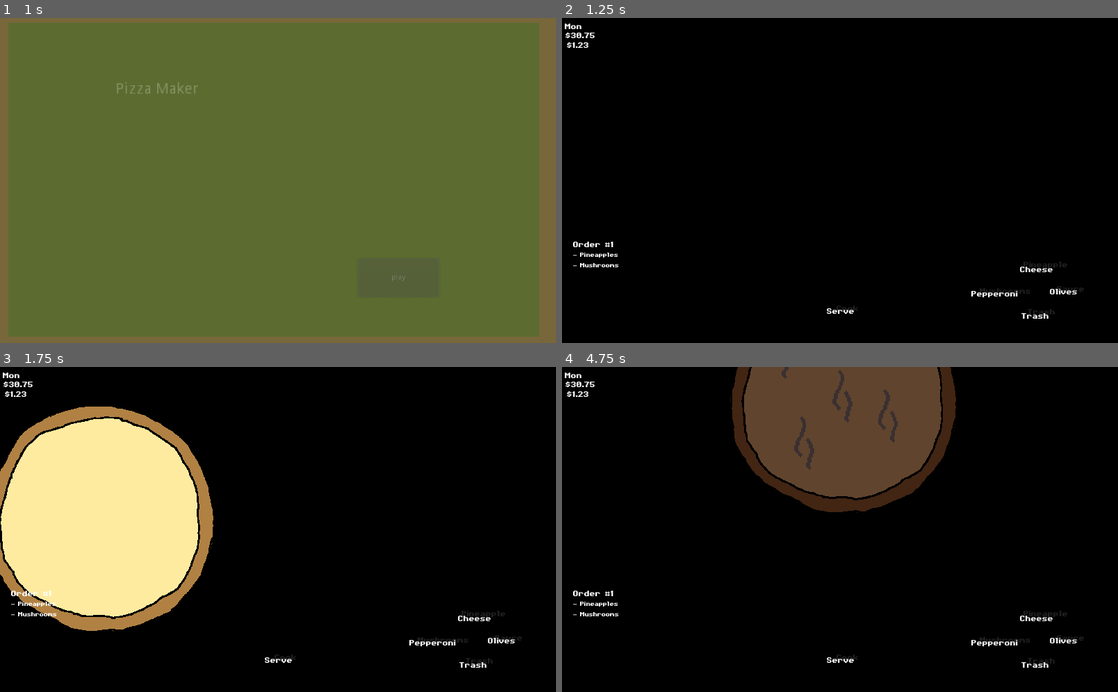
Above: before the commit, frames 1-4 (two rows, left to right).
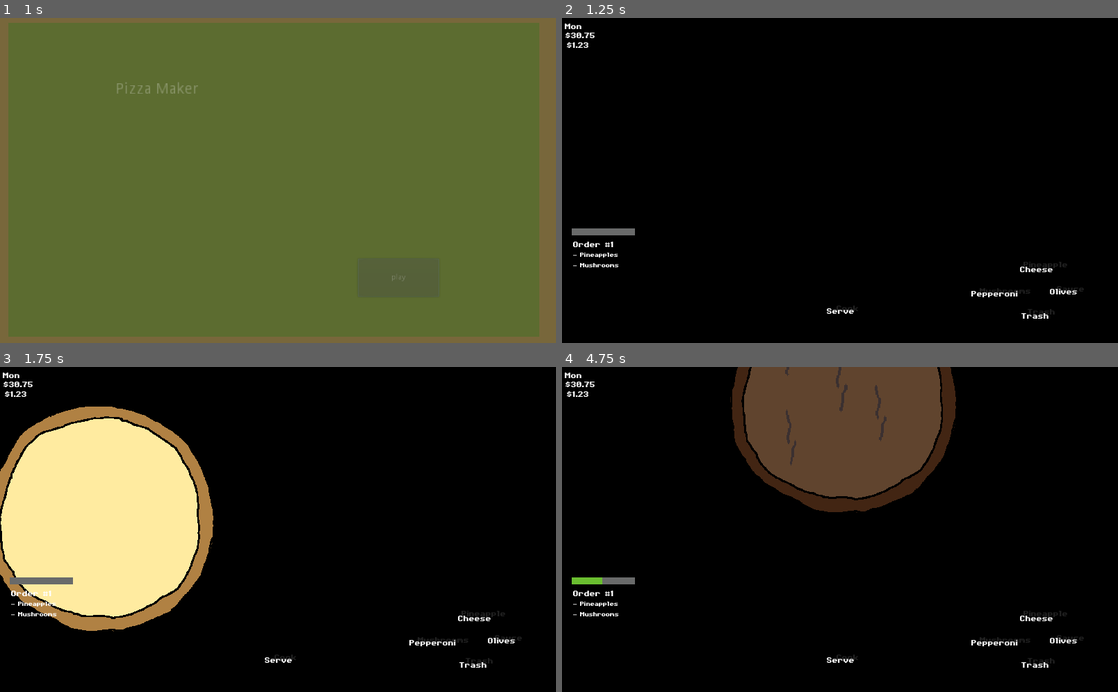
Above: after the commit, the same moments.

Repository: Boyquotes/pizza-maker
Game: Godot game, scene res://game/scene/main_menu.tscn
Two runs of this game, one before a commit and one after it. Both use one fixed random seed, a clock stepped at 60 frames per second and the inputs below.
Inputs:
- Up to frame 1 (1 s): click "play" at 0.5 s
- Up to frame 2 (1.25 s): no input
- Up to frame 3 (1.75 s): tap Enter (ui_accept) at 1.25, 1.52 s; hold Up (up_topping) from 1.28 s (still down)
- Up to frame 4 (4.75 s): tap Enter (ui_accept) at 2.27, 3.5, 3.77, 4.25, 4.52 s; release Up (up_topping) at 2.78 s; hold Shift (left_shift) 2.78-4.28 s; hold Down (down_topping) from 4.28 s (still down)

Frame 1 is identical in both runs. In frame 2, 0.2% of the frame differs, in the area x 1-14%, y 64-67%; in frame 3, 0.2%; in frame 4, 0.9%, in the area x 1-61%, y 0-67%.

Commit message:
Add order_time_left bar

Diff:
--- a/game/game.gd
+++ b/game/game.gd
@@ -28,6 +28,7 @@
 
 var order_num: int
 var order_items: int = 3
+var order_time: float = 5.0
 
 
 onready var hud: HUD = $HUD
@@ -61,6 +62,7 @@
 func _process(delta: float) -> void:
 	self.is_shift_held = Input.is_action_pressed("left_shift")
 	$HUD.update_labels(self.is_shift_held)
+	self.hud.update_time_left_bar(self.trm_order_time.time_left)
 
 
 func _unhandled_key_input(event: InputEventKey) -> void:
@@ -109,6 +111,7 @@
 
 func _start_new_round() -> void:
 	self.hud.reset_order_color()
+	self.hud.set_max_time_left(self.order_time)
 	self.order_num += 1
 	self.pizza.reset()
 	self.order_pizza_code = _get_new_pizza_code(self.order_items)
@@ -116,6 +119,7 @@
 	# TODO: change to start_new_order
 	self.daily_expense += self.cost_of_dough
 	self.animation_player.play("slide_pizza_in")
+
 
 func _trash_pizza() -> void:
 	# explode pizza with animation
@@ -137,6 +141,7 @@
 
 func _end_round() -> void:
 	print("time ran out, customer left")
+	# Trash the pizza
 
 func _check_pizza() -> void:
 	print(str("Order was: ", self.order_pizza_code))
@@ -150,6 +155,7 @@
 	match anim_name:
 		"slide_pizza_in":
 			print("new pizza on table")
+			self.trm_order_time.start(self.order_time)
 		"slide_pizza_out":
 			print("pizza has been served")
 			# TODO: Check if pizza was right
@@ -157,3 +163,5 @@
 			self.pizza.reset()
 			self.trm_next_order.start(self.break_time)
 			# Reset pizza
+		"throw_away_pizza":
+			self.pizza.reset()
--- a/game/hud/HUD.gd
+++ b/game/hud/HUD.gd
@@ -33,6 +33,12 @@
 	font_smaller = DynamicFont.new()
 	font_smaller.font_data = load(path)
 	font_smaller.size = 18
+
+func set_max_time_left(time: float) -> void:
+	$TextureProgress.max_value = time * 20
+
+func update_time_left_bar(time_left: float) -> void:
+	$TextureProgress.value = time_left * 20
 
 func update_labels(shift_down: bool) -> void:
 	if shift_down:
--- a/game/hud/HUD.tscn
+++ b/game/hud/HUD.tscn
@@ -1,9 +1,28 @@
-[gd_scene load_steps=2 format=2]
+[gd_scene load_steps=5 format=2]
 
 [ext_resource path="res://game/hud/HUD.gd" type="Script" id=1]
+[ext_resource path="res://game/hud/progress_bar.png" type="Texture" id=2]
+
+[sub_resource type="AtlasTexture" id=1]
+atlas = ExtResource( 2 )
+region = Rect2( 8, 0, 8, 8 )
+
+[sub_resource type="AtlasTexture" id=2]
+atlas = ExtResource( 2 )
+region = Rect2( 0, 0, 8, 8 )
 
 [node name="HUD" type="CanvasLayer"]
 script = ExtResource( 1 )
+
+[node name="TextureProgress" type="TextureProgress" parent="."]
+margin_left = 18.0
+margin_top = 388.0
+margin_right = 134.0
+margin_bottom = 401.0
+value = 67.0
+texture_under = SubResource( 1 )
+texture_progress = SubResource( 2 )
+nine_patch_stretch = true
 
 [node name="LblDay" type="Label" parent="."]
 margin_left = 5.0
--- a/game/pizza/pizza.tscn
+++ b/game/pizza/pizza.tscn
@@ -84,11 +84,11 @@
 [node name="Toppings" type="Node2D" parent="."]
 
 [node name="Sauce" type="Sprite" parent="Toppings"]
-scale = Vector2( 1, 1 )
 texture = ExtResource( 8 )
 region_rect = Rect2( 0, 640, 128, 128 )
 
 [node name="Cheese" type="Sprite" parent="Toppings"]
+modulate = Color( 1, 0.968627, 0.521569, 1 )
 texture = ExtResource( 10 )
 region_rect = Rect2( 0, 256, 128, 128 )
 
@@ -118,33 +118,36 @@
 scale = Vector2( 3.5, 3.5 )
 
 [node name="Steam" type="AnimatedSprite" parent="SteamSprites"]
-position = Vector2( -44.0816, -37.9592 )
+position = Vector2( -48.2041, -37.9592 )
+scale = Vector2( 0.742346, 1 )
 frames = SubResource( 9 )
-frame = 2
 playing = true
 
 [node name="Steam2" type="AnimatedSprite" parent="SteamSprites"]
-position = Vector2( 32.2449, 11.8367 )
+position = Vector2( 26.898, 11.8367 )
+scale = Vector2( 0.665816, 1 )
 frames = SubResource( 9 )
-frame = 1
+frame = 5
 playing = true
 
 [node name="Steam3" type="AnimatedSprite" parent="SteamSprites"]
 position = Vector2( 29.3878, -50.6122 )
 frames = SubResource( 9 )
-frame = 1
+frame = 5
 playing = true
 
 [node name="Steam4" type="AnimatedSprite" parent="SteamSprites"]
-position = Vector2( -2, -3 )
+position = Vector2( -2.85714, -12.2449 )
+scale = Vector2( 0.741071, 1.11698 )
 frames = SubResource( 9 )
-frame = 1
+frame = 5
 playing = true
 
 [node name="Steam5" type="AnimatedSprite" parent="SteamSprites"]
-position = Vector2( -30.6122, 32.2449 )
+position = Vector2( -40.4082, 30.2041 )
+scale = Vector2( 0.614797, 1 )
 frames = SubResource( 9 )
-frame = 1
+frame = 5
 playing = true
 
 [node name="Area2D" type="Area2D" parent="."]
Binary file added: game/hud/progress_bar.png
Not shown, added: game/hud/progress_bar.png.import
